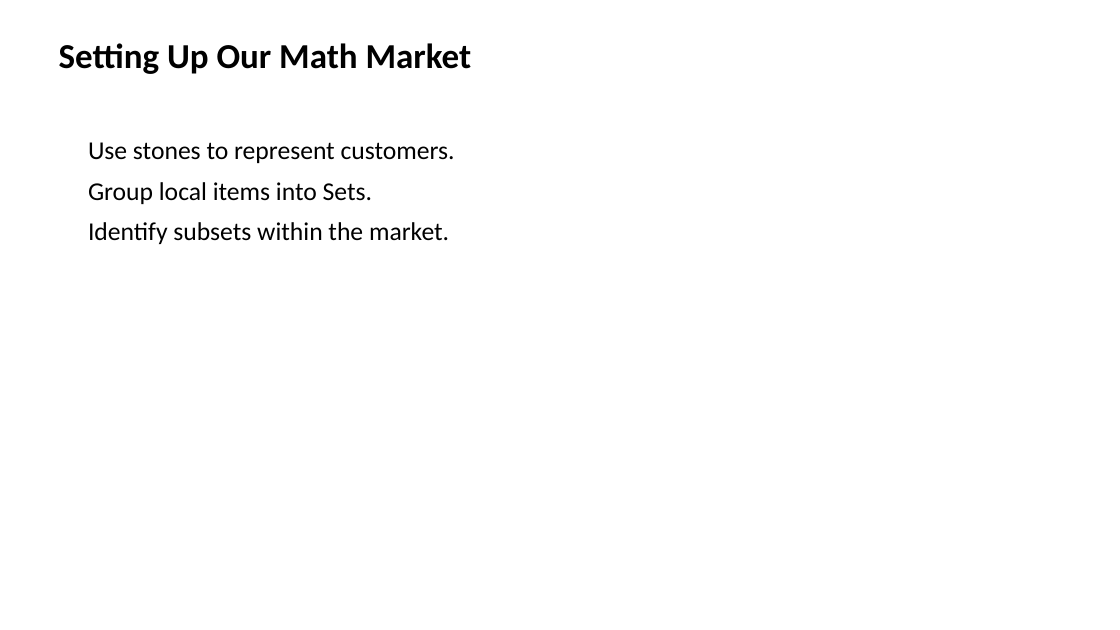
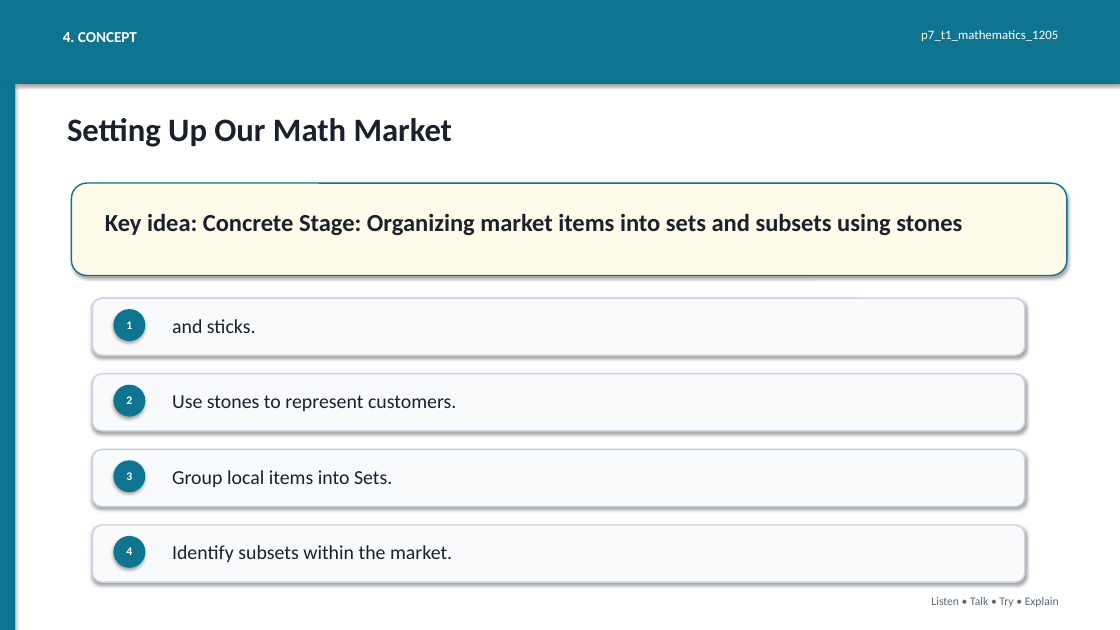
Before and after one commit to yousunjung84-edu/uganda-p7-mvp-20260629, a slide deck: slide 4 of uganda-p7-mvp/p7_t1_mathematics_1205/p7_t1_mathematics_1205.pptx (slide 3 before the commit). Drawn at 1120x630 pixels with LibreOffice and Linux fonts; fonts in the diff are those of the drawing. Boxes give left, top, right and bottom in pixels: in the first picture for what was removed or moved away, otherwise in the second. Text is boxed around its words. In the diff, an @@ line names an element or a change of style, - is before the commit and + after.

```diff
--- a/uganda-p7-mvp/p7_t1_mathematics_1205/p7_t1_mathematics_1205.pptx
+++ b/uganda-p7-mvp/p7_t1_mathematics_1205/p7_t1_mathematics_1205.pptx
@@ rectangle added at <box>0,0,1120,84</box>, fill #0E7490 @@
@@ text added at <box>63,32,137,42</box>, 13 pt, text #FFFFFF, bold @@
+4. CONCEPT
@@ text added at <box>921,30,1058,41</box>, 11 pt, text #FFFFFF @@
+p7_t1_mathematics_1205
@@ rectangle added at <box>0,84,15,630</box>, fill #0E7490 @@
@@ text "Setting Up Our Math Market": place and size @@
-text "Setting Up Our Math Market" at <box>59,43,472,74</box>
+text "Setting Up Our Math Market" at <box>67,118,453,147</box>
@@ text "Setting Up Our Math Market" at <box>67,118,453,147</box>: size 30 to 28 pt, text colour #000000 to #1A202C @@
@@ rounded rectangle added at <box>71,183,1067,276</box>, fill #FFFBEB, outline #0E7490 1.2 pt @@
@@ text at <box>88,182,449,244</box>: paragraphs removed @@
-Group local items into Sets.
-Identify subsets within the market.
@@ text added at <box>105,213,962,235</box>, 21 pt, text #1A202C, bold @@
+Key idea: Concrete Stage: Organizing market items into sets and subsets using stones
@@ rounded rectangle added at <box>92,298,1025,355</box>, fill #F8FAFC, outline #CBD5E1 1.2 pt @@
@@ ellipse added at <box>113,309,145,341</box>, fill #0E7490 @@
@@ text added at <box>126,321,132,329</box>, 10 pt, text #FFFFFF, bold @@
+1
@@ text added at <box>172,319,256,333</box>, 17 pt, text #1A202C @@
+and sticks.
@@ rounded rectangle added at <box>92,374,1025,431</box>, fill #F8FAFC, outline #CBD5E1 1.2 pt @@
@@ ellipse added at <box>113,385,145,417</box>, fill #0E7490 @@
@@ text "Use stones to represent customers.": place and size @@
-text "Use stones to represent customers." at <box>88,142,455,244</box>
+text "Use stones to represent customers." at <box>172,395,456,411</box>
@@ text "Use stones to represent customers." at <box>172,395,456,411</box>: size 22 to 17 pt, text colour #000000 to #1A202C; less space between paragraphs @@
@@ text added at <box>126,396,132,404</box>, 10 pt, text #FFFFFF, bold @@
+2
@@ rounded rectangle added at <box>92,450,1025,507</box>, fill #F8FAFC, outline #CBD5E1 1.2 pt @@
@@ ellipse added at <box>113,460,145,492</box>, fill #0E7490 @@
@@ text added at <box>126,472,132,480</box>, 10 pt, text #FFFFFF, bold @@
+3
@@ text added at <box>172,470,392,488</box>, 17 pt, text #1A202C @@
+Group local items into Sets.
@@ rounded rectangle added at <box>92,525,1025,582</box>, fill #F8FAFC, outline #CBD5E1 1.2 pt @@
@@ ellipse added at <box>113,536,145,568</box>, fill #0E7490 @@
@@ text added at <box>126,547,132,555</box>, 10 pt, text #FFFFFF, bold @@
+4
@@ text added at <box>172,545,452,563</box>, 17 pt, text #1A202C @@
+Identify subsets within the market.
@@ text added at <box>931,597,1059,607</box>, 10 pt, text #5B677D @@
+Listen • Talk • Try • Explain
```
Also in this commit, not shown: 1 other slide changed, 6 slides added, 6 slides removed, 43 other files.
